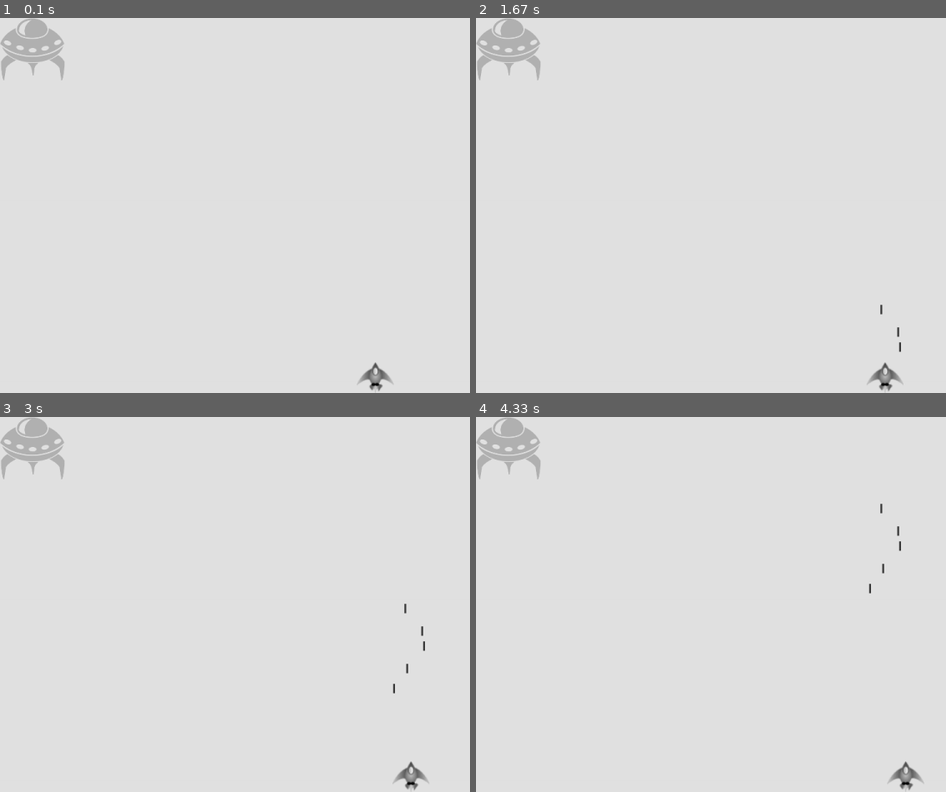
Above: before the commit, frames 1-4 (two rows, left to right).
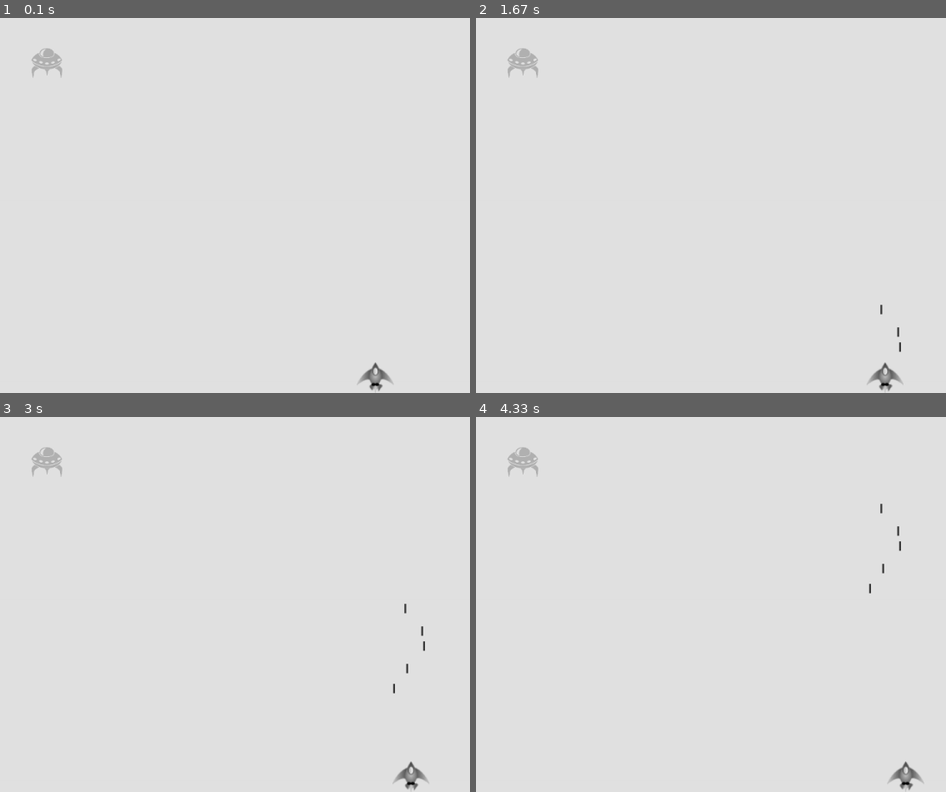
Above: after the commit, the same moments.

Repository: as8297/Mygame-Pygame
Game: pygame game, started from alien_invasion.py
Two runs of this game, one before a commit and one after it. Both use one fixed random seed, a clock stepped at 60 frames per second and the inputs below.
Inputs:
- Up to frame 1 (0.1 s): no input
- Up to frame 2 (1.67 s): hold Right 0.33-0.8 s; hold Right 0.83-1.3 s; tap Space at 0.9, 1.2, 1.4 s; hold Left from 1.33 s (still down)
- Up to frame 3 (3 s): tap Space at 1.7, 1.97, 2.27, 2.4, 2.7 s; release Left at 1.87 s; hold Left 1.9-2.3 s; hold Right 2.33-2.97 s
- Up to frame 4 (4.33 s): hold Left 3-3.47 s; tap Space at 3.07, 3.37, 3.57, 3.87, 4.07 s; hold Right 3.5-3.97 s; hold Right from 4 s (still down)

The runs differ from the first frame. In frame 1, 1.1% of the frame differs, in the area x 0-14%, y 0-17%; in frame 2, 1.1%; in frame 3, 1.1%; in frame 4, 1.1%.

Commit message:
minor update

Diff:
--- a/alien_ship.py
+++ b/alien.py
@@ -1,19 +1,23 @@
 import pygame
+from pygame.sprite import Sprite
+class Alien():
 
-class Alien_ship():
-
-    def __init__(self,screen):
+    def __init__(self,ai_settings,screen):
+        super().__init__()
         ''' Initializing the alien_ship and set its starting position '''
         self.screen = screen
+        self.ai_settings = ai_settings
 
         # Load the Bloat image and get its rectangle
         self.image = pygame.image.load('images/alien_ship.bmp')
         self.rect = self.image.get_rect()
-        self.screen_rect = screen.get_rect()
 
-        # starting each alien_ship at top+center of the screen
-        self.rect.left = self.screen_rect.left
-        self.rect.top = self.screen_rect.top
+        # Start each new alien near the top left of the screen.
+        self.rect.x = self.rect.width
+        self.rect.y = self.rect.height
+
+        # Store the alien's exact position.
+        self.x = float(self.rect.x)
 
     def blitme(self):
         ''' Draw the ship at its current location '''
--- a/alien_invasion.py
+++ b/alien_invasion.py
@@ -3,7 +3,7 @@
 from settings import Settings
 from ship import Ship
 import game_function as gf
-from alien_ship import Alien_ship
+from alien import Alien
 from pygame.sprite import Group
 
 def run_game():
@@ -26,8 +26,8 @@
     # Make a group to store bullets in.
     bullets = Group()
 
-    # Make a alien_ship
-    alien_ship = Alien_ship(screen)
+    # Make an alien
+    alien = Alien(ai_settings,screen)
 
 
     #start with main loop
@@ -37,7 +37,7 @@
         #gf.check_events()
 
         # Tracking the elements movement
-        gf.check_events(ai_settings,screen,ship,alien_ship,bullets)
+        gf.check_events(ai_settings,screen,ship,bullets)
         ship.update()
 
         bullets.update()
@@ -46,6 +46,6 @@
         gf.update_bullets(bullets)
 
         # Screen Update Function
-        gf.update_screen(ai_settings,screen,ship,alien_ship,bullets)
+        gf.update_screen(ai_settings,screen,ship,alien,bullets)
 
 run_game()
--- a/game_function.py
+++ b/game_function.py
@@ -1,18 +1,18 @@
 import sys,pygame
 from bullet import Bullet
 
-def check_events(ai_settings, screen, ship, alien_ship, bullets) :
+def check_events(ai_settings, screen, ship, bullets) :
     ''' This checks actions and responds to the mouse and  keyboard input '''
     for event in pygame.event.get() :
         if event.type == pygame.QUIT :
             sys.exit()
         elif event.type == pygame.KEYDOWN :
-            key_press(event,ai_settings,screen,ship,alien_ship,bullets)
+            key_press(event,ai_settings,screen,ship,bullets)
         elif event.type == pygame.KEYUP :
             key_unpress(event,ship)
 
 # function to check wether any key is pressed
-def key_press(event,ai_settings,screen,ship,alien_ship,bullets):
+def key_press(event,ai_settings,screen,ship,bullets):
     """Respond to keypresses """
     if event.key == pygame.K_RIGHT:
         ship.moving_right = True
@@ -31,7 +31,7 @@
     if event.key == pygame.K_LEFT:
         ship.moving_left = False
 
-def update_screen(ai_settings,screen,ship,alien_ship,bullets):
+def update_screen(ai_settings,screen,ship,alien,bullets):
     """Update images on the screen and flip to the new screen."""
     # Redraw the screen during each pass through the loop.
     screen.fill(ai_settings.bg_color)
@@ -41,7 +41,7 @@
         bullet.draw_bullet()
 
     ship.blitme()
-    alien_ship.blitme()
+    alien.blitme()
 
     # Make the most recently drawn screen visible.
     pygame.display.flip()
Binary file changed: images/alien_ship.bmp
Not shown, added: alien.pyc
Not shown, added: bullet.pyc
Not shown, added: game_function.pyc
Not shown, added: settings.pyc
Not shown, added: ship.pyc
